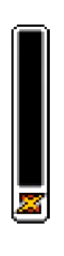
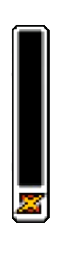
Two versions of the same layered image (w=64, h=256). Layer-by-layer changes:
painted on "Layer 13" over <box>11,24,50,224</box>
